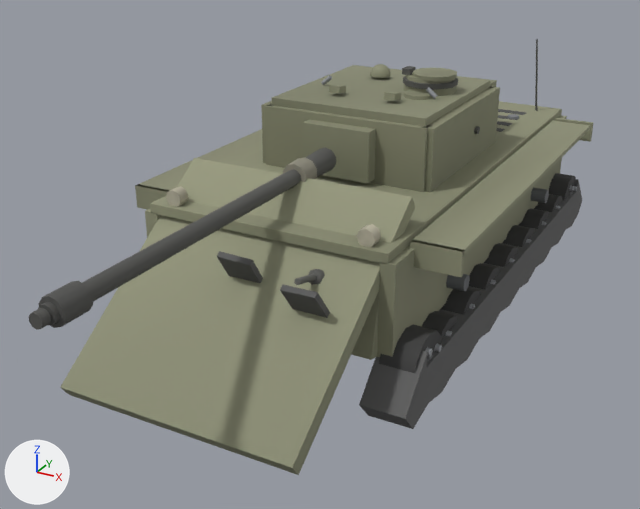
One commit to the glTF model client/assets/models/t29.glb: the scene before it, then after it.
Rendered twice from a 50 mm camera at (5.06, -11.26, 5.78) aimed at (-0.12, -1.85, 1.07). Lighting does not change. The marker at lower left points along +X, +Y and +Z. The older version comes first. Where no turn or scale is listed for an object, it has been applied to the vertices. Vertices at exactly the same position are counted once.

Script lines for the objects in view, before the commit:
```python
me_mesh_18 = bpy.data.meshes.new('Mesh_18')
me_mesh_18.from_pydata(...)  # 168 vertices, 312 faces; spans x -2.02..2.02, y -3.85..3.85, z 0.1..1.19
me_mesh_18.materials.append(mat_tracks_mat)
me_mesh_19 = bpy.data.meshes.new('Mesh_19')
me_mesh_19.from_pydata(...)  # 144 vertices, 232 faces; spans x -2.21..2.21, y -3.45..3.45, z 0.79..2.24
me_mesh_19.materials.append(mat_hullside_mat)
me_mesh_20 = bpy.data.meshes.new('Mesh_20')
me_mesh_20.from_pydata(...)  # 80 vertices, 132 faces; spans x -1.48..1.48, y -5.31..-2.5, z 0.35..2.41
me_mesh_20.materials.append(mat_glacis_mat)
# before: 0 (1.48, -2.65, 2.41) at pixel (411, 196), 1 (1.48, -5.31, 0.51) at pixel (292, 467), 2 (1.48, -2.54, 2.25) at pixel (415, 207), 3 (1.48, -5.19, 0.35) at pixel (298, 475), 4 (-1.48, -2.54, 2.25)
# before: 5 (-1.48, -5.19, 0.35) at pixel (69, 394), 6 (-1.48, -2.65, 2.41) at pixel (194, 157), 7 (-1.48, -5.31, 0.51) at pixel (60, 387)
me_mesh_23 = bpy.data.meshes.new('Mesh_23')
me_mesh_23.from_pydata(...)  # 76 vertices, 124 faces; spans x -1.58..1.58, y -3.45..3.45, z 1.92..2.09
me_mesh_23.materials.append(mat_hulltop_mat)
# before: 0 (1.58, -3.45, 2.05) at pixel (388, 254), 1 (1.58, -3.45, 1.92) at pixel (387, 264), 6 (-1.58, -3.45, 2.05) at pixel (150, 203), 7 (-1.58, -3.45, 1.92) at pixel (150, 212)
ob_glacis = bpy.data.objects.new('glacis', me_mesh_20)
ob_glacis.location = (0.0, 0.0, 0.0)
ob_hullside = bpy.data.objects.new('hullSide', me_mesh_19)
ob_hullside.location = (0.0, 0.0, 0.0)
ob_hulltop = bpy.data.objects.new('hullTop', me_mesh_23)
ob_hulltop.location = (0.0, 0.0, 0.0)
ob_tracks = bpy.data.objects.new('tracks', me_mesh_18)
ob_tracks.location = (0.0, 0.0, 0.0)
# also in view: 'barrel' at (0.0, -4.37, 2.41); 'lowerPlate' at (0.0, -3.42, 1.22); 'turretFront' at (0.0, 0.18, 2.41); 'turretSide' at (0.0, -0.2, 2.41); 'wheel14' at (1.74, -1.6, 0.48)
```
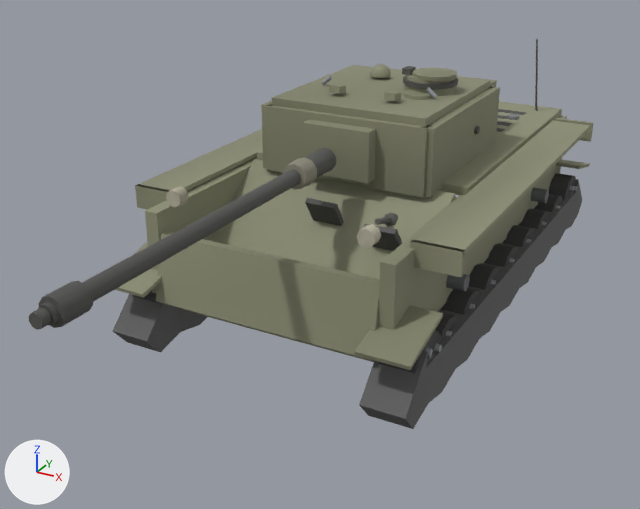
Diff of the bpy script that builds the scene:
```diff
--- a/client/assets/models/t29.glb.py
+++ b/client/assets/models/t29.glb.py
@@ me_mesh_18 @@
 # used by ob_tracks; location = (0.0, 0.0, 0.0)
-me_mesh_18.from_pydata(...)  # 168 vertices, 312 faces; spans x -2.02..2.02, y -3.85..3.85, z 0.1..1.19
+me_mesh_18.from_pydata(...)  # 200 vertices, 360 faces; spans x -2.06..2.06, y -3.89..3.85, z 0.1..1.28
+# me_mesh_18 part 1
+# 16 vertices are added at x -2.06..1.42, y -3.89..3.85, z 1.0..1.28
+# 16 new vertices lie (0.64, 0.0, 0.0) away from vertices in x -2.06..1.42, y -3.89..3.85, z 1.0..1.28
+# 48 new faces join them
 me_mesh_18.materials.append(mat_tracks_mat)
@@ me_mesh_20 @@
 # used by ob_glacis; location = (0.0, 0.0, 0.0)
-me_mesh_20.from_pydata(...)  # 80 vertices, 132 faces; spans x -1.48..1.48, y -5.31..-2.5, z 0.35..2.41
+me_mesh_20.from_pydata(...)  # 80 vertices, 132 faces; spans x -1.48..1.48, y -3.21..-0.56, z 0.47..2.1
+# me_mesh_20 part 2: the loose piece of 26 vertices spanning x 0.7..0.94, y -3.75..-3.51, z 1.54..1.78 is moved by (0.0, 1.94, 0.0)
+# me_mesh_20 part 3: the loose piece of 14 vertices spanning x 0.78..0.85, y -4.06..-3.6, z 1.65..1.84 is moved by (0.0, 1.94, 0.0)
+# me_mesh_20 part 4: the loose piece of 8 vertices spanning x -0.21..0.25, y -4.09..-3.55, z 1.23..1.93 is moved by (0.0, 1.94, 0.0)
+# me_mesh_20 part 5: the loose piece of 8 vertices spanning x 0.72..1.17, y -4.25..-3.72, z 1.11..1.82 is moved by (0.0, 1.94, 0.0)
+# me_mesh_20 part 6
+for i in [0, 2, 4, 6]: me_mesh_20.vertices[i].co += Vector((0.0, 1.38, -0.4))
+for i in [1, 3, 5, 7]: me_mesh_20.vertices[i].co += Vector((0.0, 2.1, 0.12))
+# other edits to the shape of me_mesh_20 do not show in these pictures
 me_mesh_20.materials.append(mat_glacis_mat)
@@ me_mesh_23 @@
 # used by ob_hulltop; location = (0.0, 0.0, 0.0)
-me_mesh_23.from_pydata(...)  # 76 vertices, 124 faces; spans x -1.58..1.58, y -3.45..3.45, z 1.92..2.09
+me_mesh_23.from_pydata(...)  # 76 vertices, 124 faces; spans x -1.58..1.58, y -1.06..3.45, z 1.92..2.09
+# me_mesh_23 part 7
+for i in [0, 1, 6, 7]: me_mesh_23.vertices[i].co += Vector((0.0, 2.39, 0.0))
 me_mesh_23.materials.append(mat_hulltop_mat)
```

Location of each change, [x1, y1, x2, y2] in pixels of the pictures (640 x 509 px; the box of a moved part takes in the faces that stretch with it):
'glacis', reshaped (23% narrower, 36% shorter): before [60, 158, 415, 475]; after [182, 159, 456, 362]
'tracks', reshaped: before [359, 179, 582, 429]; after [113, 159, 590, 429]
'hullTop', reshaped (26% narrower, 42% shorter): before [150, 101, 562, 264]; after [257, 101, 562, 195]
part 1 of me_mesh_18, added: after [114, 159, 590, 370]
part 2 of me_mesh_20, moved or reshaped: before [309, 269, 325, 285]; after [384, 213, 398, 226]
part 3 of me_mesh_20, moved or reshaped: before [294, 274, 316, 285]; after [375, 216, 392, 225]
part 4 of me_mesh_20, moved or reshaped: before [217, 251, 263, 283]; after [305, 198, 344, 226]
part 5 of me_mesh_20, moved or reshaped: before [280, 285, 330, 318]; after [364, 224, 402, 251]
part 6 of me_mesh_20, moved or reshaped: before [60, 158, 415, 475]; after [182, 159, 456, 362]
'lowerPlate', unchanged, uncovered by the edit: before [351, 292, 379, 360]; after [156, 232, 380, 360]
'wheel16', unchanged, covered by the edit: before [379, 325, 442, 373]; after [379, 330, 442, 373]
